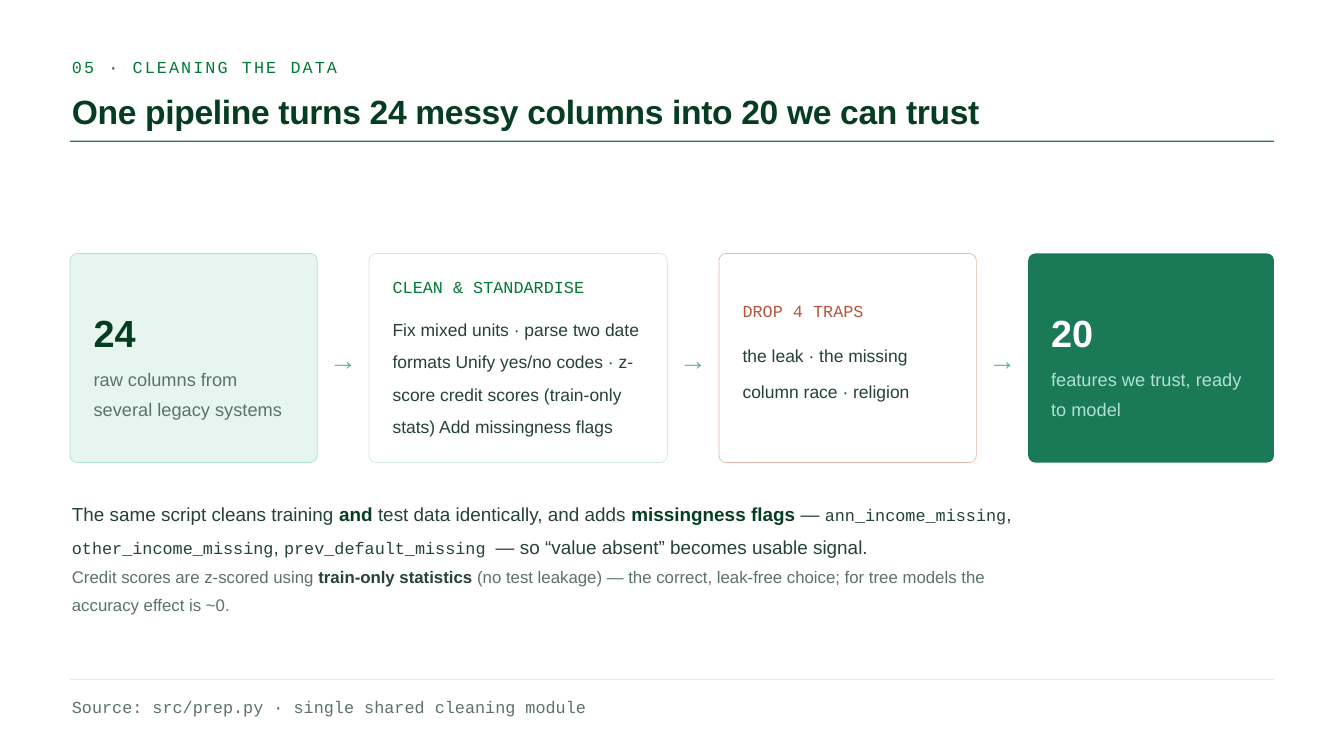
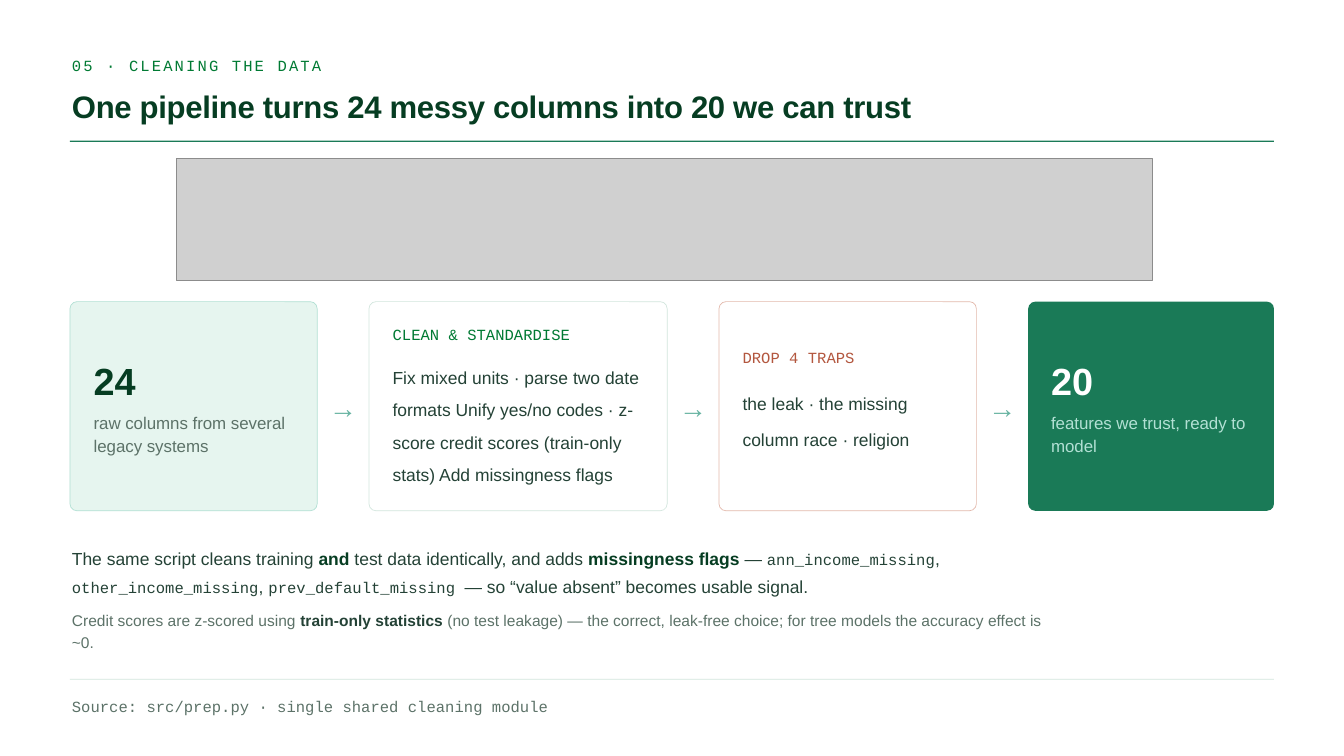
Before and after one commit to GianlucaBave/final-data-finance, a slide deck: slide 5 of presentation/Consulting_Finance_ML_Slides.pptx. Drawn at 1344x756 pixels with LibreOffice and Linux fonts; fonts in the diff are those of the drawing; grey boxes stand for pictures. Boxes give left, top, right and bottom in pixels: in the first picture for what was removed or moved away, otherwise in the second. Text is boxed around its words. In the diff, an @@ line names an element or a change of style, - is before the commit and + after.

```diff
--- a/presentation/Consulting_Finance_ML_Slides.pptx
+++ b/presentation/Consulting_Finance_ML_Slides.pptx
@@ text "One pipeline turns 24 messy ..." at (72,95,911,124): size 36 to 33.3 pt; line spacing 1.12 to 1.02 @@
@@ picture added at (177,158,1152,280) @@
@@ 11 texts, 4 rounded rectangles: place and size @@
-11 texts, 4 rounded rectangles at (70,253,1274,615)
+11 texts, 4 rounded rectangles at (70,302,1274,648)
@@ size 18 to 16.6 pt in 4 elements at (72,60,322,71), (72,701,548,715), (393,329,570,340), (743,352,855,363) @@
@@ text "raw columns from several legacy ...": place and size @@
-text "raw columns from several legacy ..." at (94,373,282,420)
+text "raw columns from several legacy ..." at (94,417,285,456)
@@ text "raw columns from several legacy ..." at (94,417,285,456): size 19.5 to 18 pt; line spacing 1.35 to 1.15 @@
@@ text "features we trust, ready to ...": place and size @@
-text "features we trust, ready to ..." at (1051,373,1242,416)
+text "features we trust, ready to ..." at (1051,417,1245,452)
@@ text "features we trust, ready to ..." at (1051,417,1245,452): size 19.5 to 18 pt; line spacing 1.35 to 1.15 @@
@@ text "The same script cleans training ..." at (72,552,935,597): size 20.2 to 18.7 pt in "The same script cleans training and test ..."; size 18 to 16.6 pt in "ann_income_missing, other_income_missing, prev_default_missi ..."; line spacing 1.45 to 1.35 @@
@@ text "Credit scores are z-scored using ..." at (72,614,1041,648): size 18 to 16.6 pt; line spacing 1.4 to 1.2 @@
```
Also in this commit, not shown: 12 other slides changed, 1 other file.
